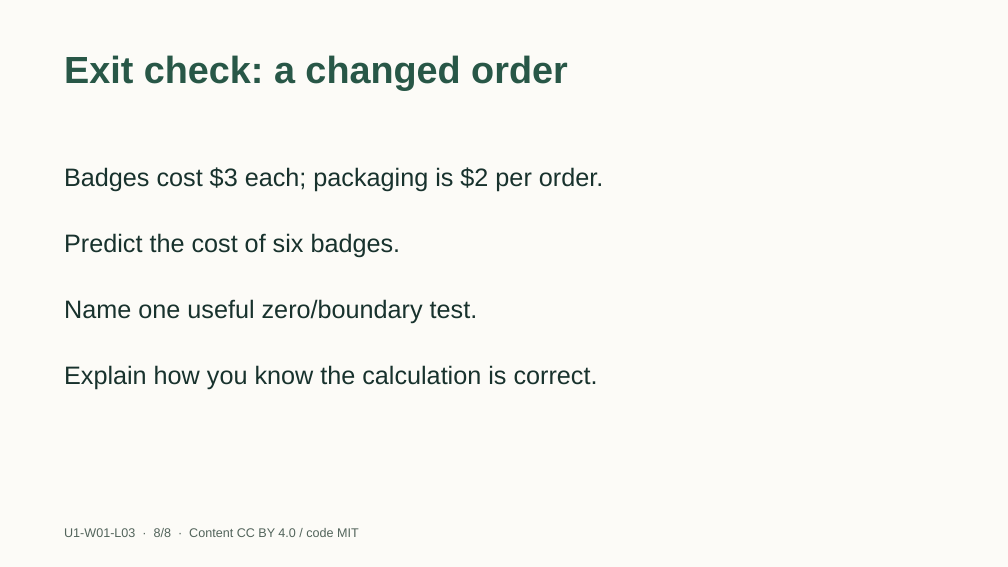
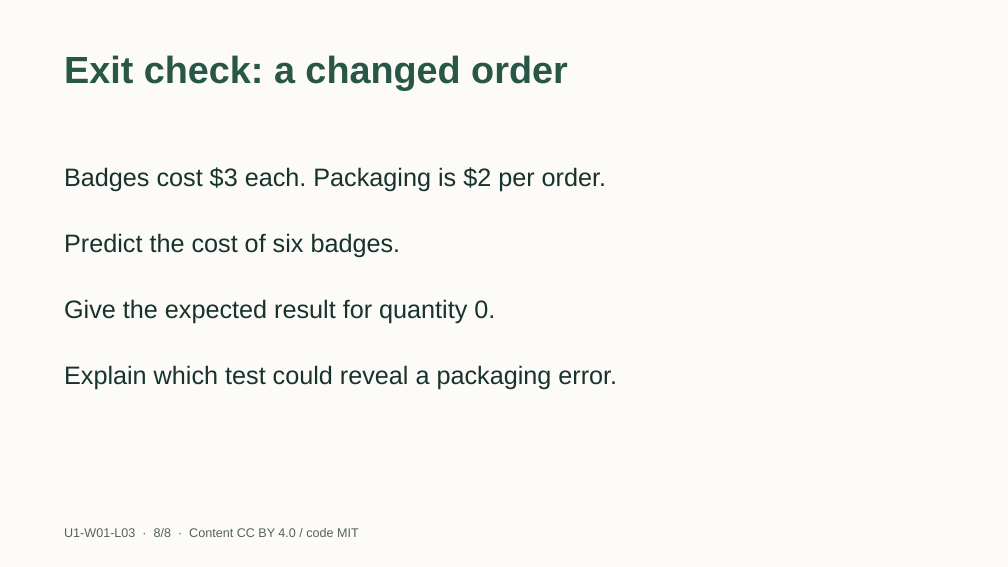
Before and after one commit to EdugenIO/cs-atar-textbook, a slide deck: slide 8 of dist/slides/u1-w01-l03.pptx. Drawn at 1008x567 pixels with LibreOffice and Linux fonts; fonts in the diff are those of the drawing. Boxes give left, top, right and bottom in pixels: in the first picture for what was removed or moved away, otherwise in the second. Text is boxed around its words. In the diff, an @@ line names an element or a change of style, - is before the commit and + after.

```diff
--- a/dist/slides/u1-w01-l03.pptx
+++ b/dist/slides/u1-w01-l03.pptx
@@ text at [64,167,606,192]: text changed @@
-Badges cost $3 each; packaging is $2 per order.
+Badges cost $3 each. Packaging is $2 per order.
@@ text at [64,299,495,324]: text changed @@
-Name one useful zero/boundary test.
+Give the expected result for quantity 0.
@@ text at [64,365,617,390]: text changed @@
-Explain how you know the calculation is correct.
+Explain which test could reveal a packaging error.
```
Also in this commit, not shown: 1 other slide changed, 12 other files.
